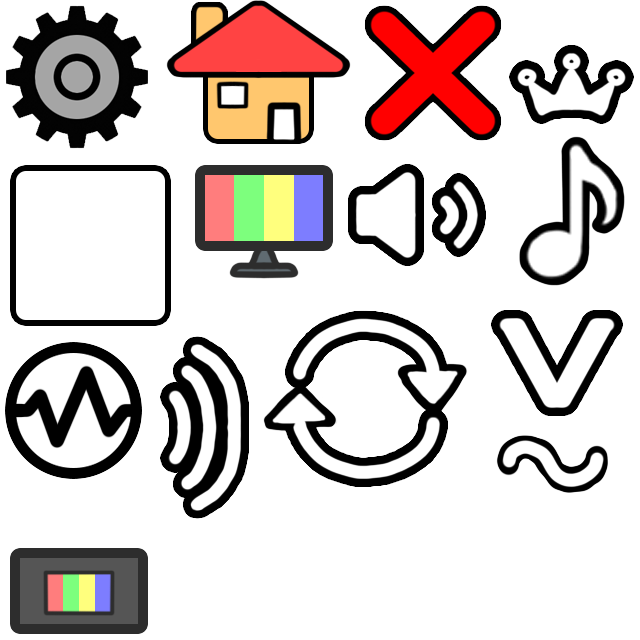
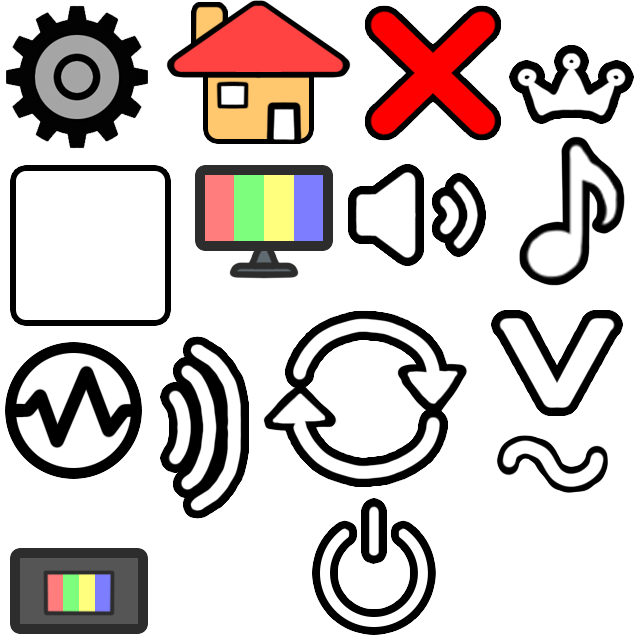
Revision of a layered 640 × 640 image; what changed, layer by layer:
added group "TurnOff" with 1 layers above "Fullscreen" over [320, 505, 428, 627]
added layer "Ellipse 1" in group "TurnOff" over [320, 505, 428, 627]